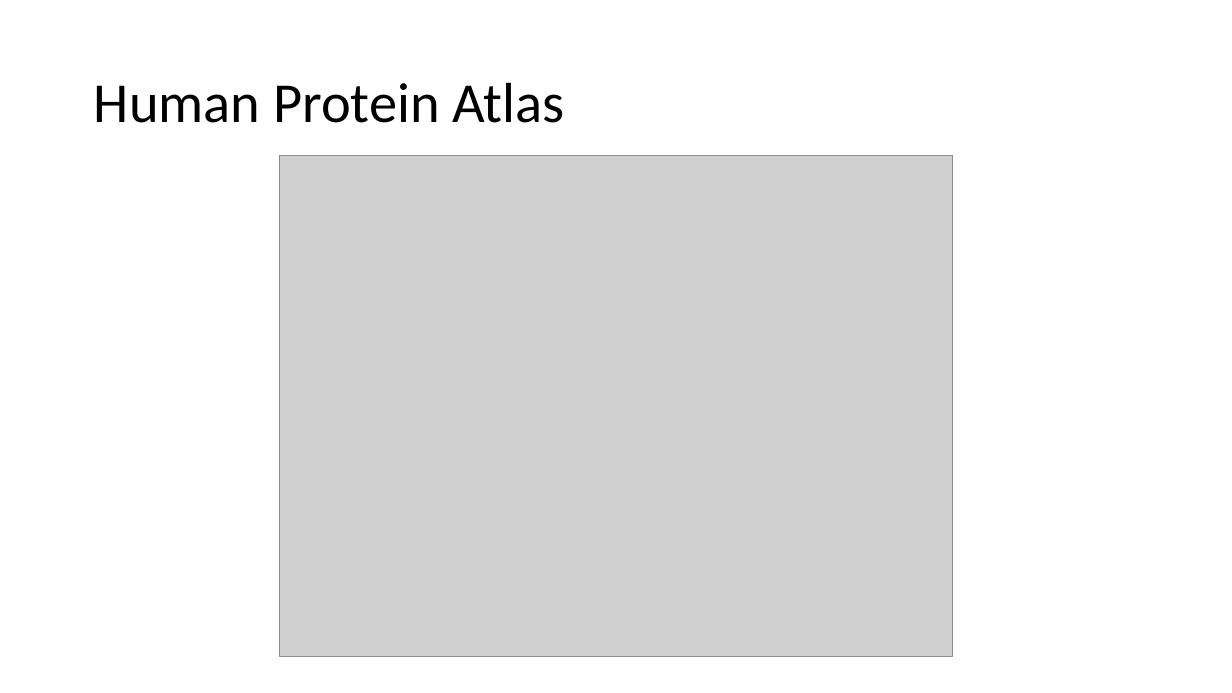
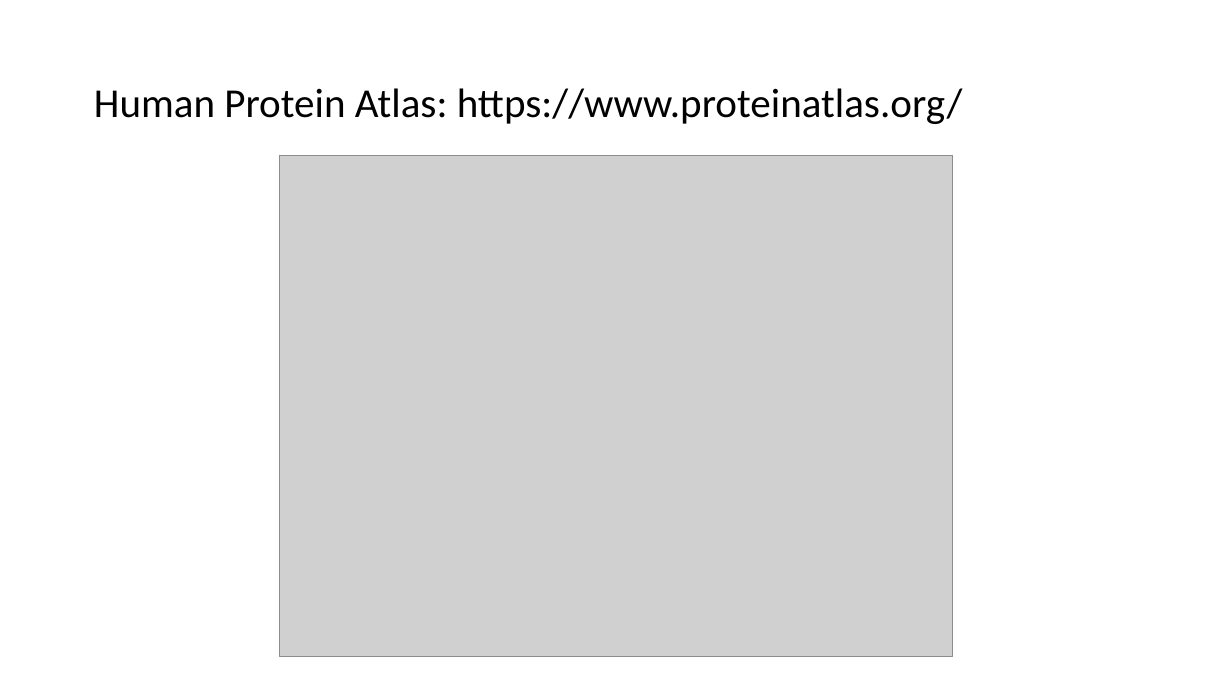
Before and after one commit to JEFworks-Lab/genomic-data-visualization-2023, a slide deck: slide 18 of resources/notes/genomic-data-visualization-Lesson_9.pptx (slide 17 before the commit). Drawn at 1232x693 pixels with LibreOffice and Linux fonts; fonts in the diff are those of the drawing; grey boxes stand for pictures. Boxes give left, top, right and bottom in pixels: in the first picture for what was removed or moved away, otherwise in the second. Text is boxed around its words. In the diff, an @@ line names an element or a change of style, - is before the commit and + after.

```diff
--- a/resources/notes/genomic-data-visualization-Lesson_9.pptx
+++ b/resources/notes/genomic-data-visualization-Lesson_9.pptx
@@ title at [94, 88, 963, 124]: text changed; size 44 to 32 pt @@
-Human Protein Atlas
+Human Protein Atlas: https://www.proteinatlas.org/
```
Also in this commit, not shown: 1 other slide changed, 1 slide added, 1 other file.
